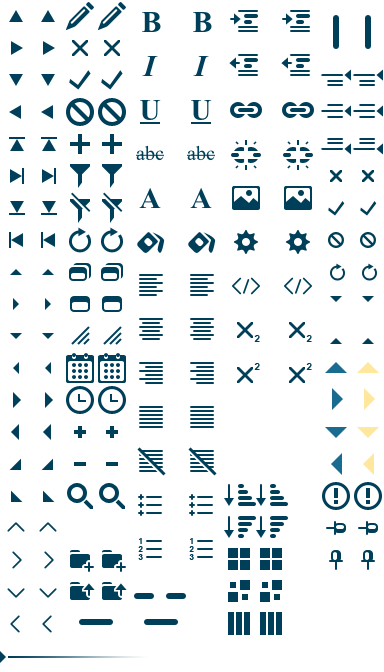
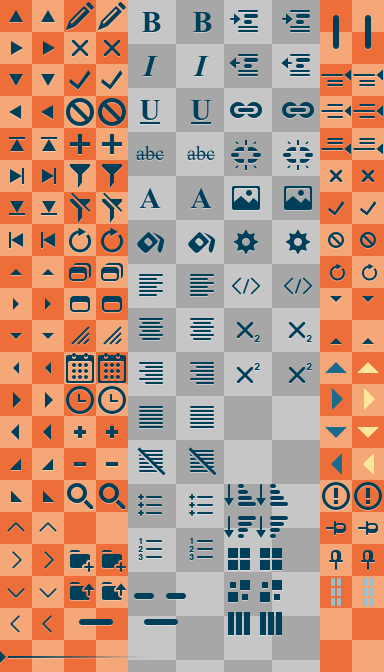
Layered file, before and after one edit (384 x 672). Changes by layer:
added layer "toolbar drag hover" in group "Widgets 2 copy" over (363, 578, 373, 606)
added layer "toolbar drag" in group "Widgets 2" over (331, 578, 341, 606)
showed "Layer 5 copy" over (224, 0, 320, 672)
showed "Layer 5" over (128, 0, 224, 672)
showed "Layer 4" over (0, 0, 384, 672)
